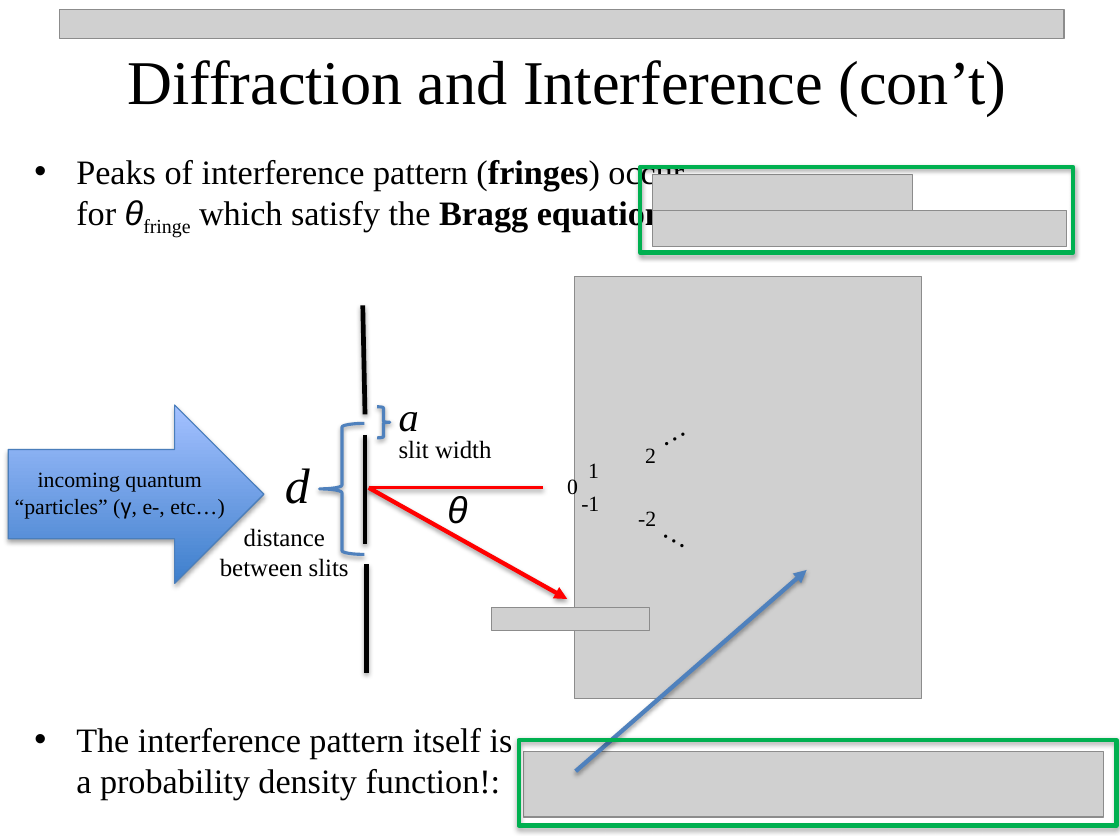
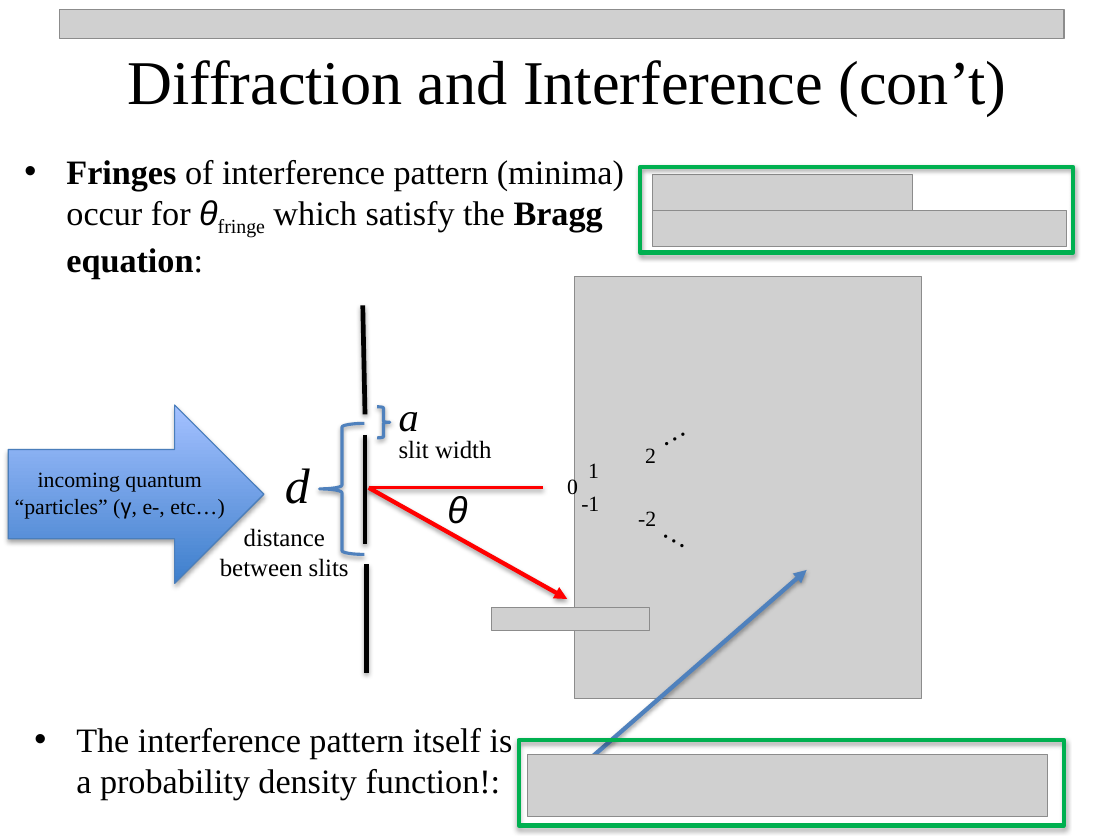
Before and after one commit to npetraco/CHE302, a slide deck: slide 11 of Notes/3_Quantum_TheoryII.pptx. Drawn at 1120x840 pixels with LibreOffice and Linux fonts; fonts in the diff are those of the drawing; grey boxes stand for pictures. Boxes give left, top, right and bottom in pixels: in the first picture for what was removed or moved away, otherwise in the second. Text is boxed around its words. In the diff, an @@ line names an element or a change of style, - is before the commit and + after.

```diff
--- a/Notes/3_Quantum_TheoryII.pptx
+++ b/Notes/3_Quantum_TheoryII.pptx
@@ text at (x1=66, y1=160, x2=624, y2=279): text changed @@
-• Peaks of interference pattern (fringes) occur for θfringe which satisfy the Bragg equation:
+• Fringes of interference pattern (minima) occur for θfringe which satisfy the Bragg equation:
@@ rectangle resized from (x1=519, y1=740, x2=1117, y2=825) to (x1=519, y1=740, x2=1064, y2=825) @@
@@ picture resized from (x1=523, y1=752, x2=1103, y2=818) to (x1=528, y1=755, x2=1047, y2=818) @@
```
Also in this commit, not shown: 1 other slide changed, 3 slides added, 3 other files.
